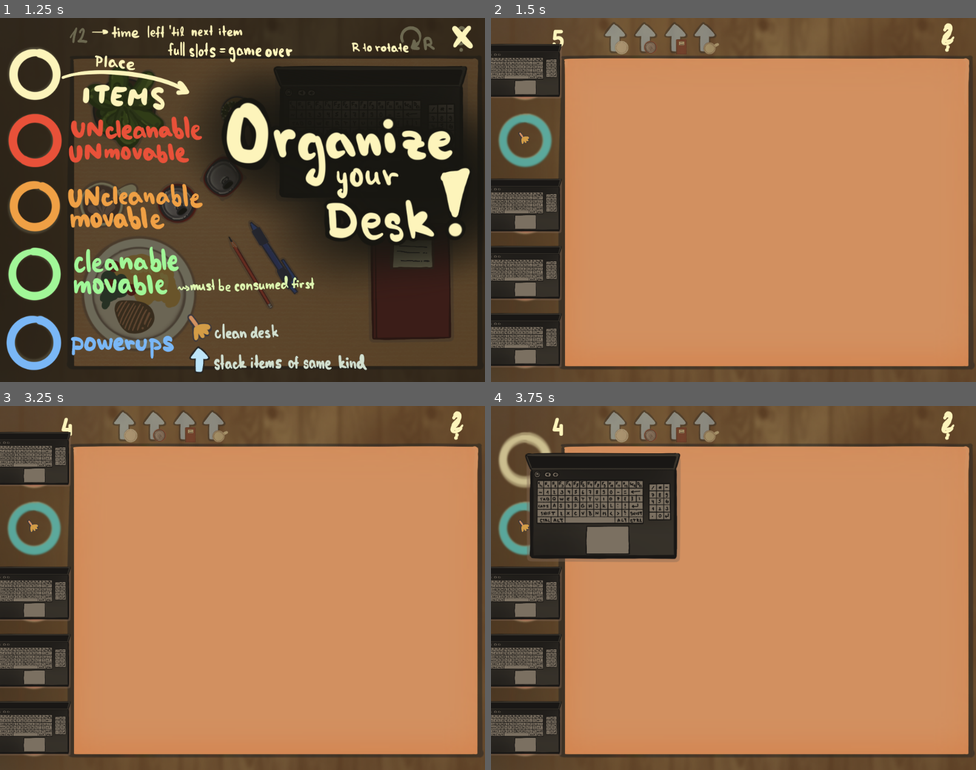
Above: before the commit, frames 1-4 (two rows, left to right).
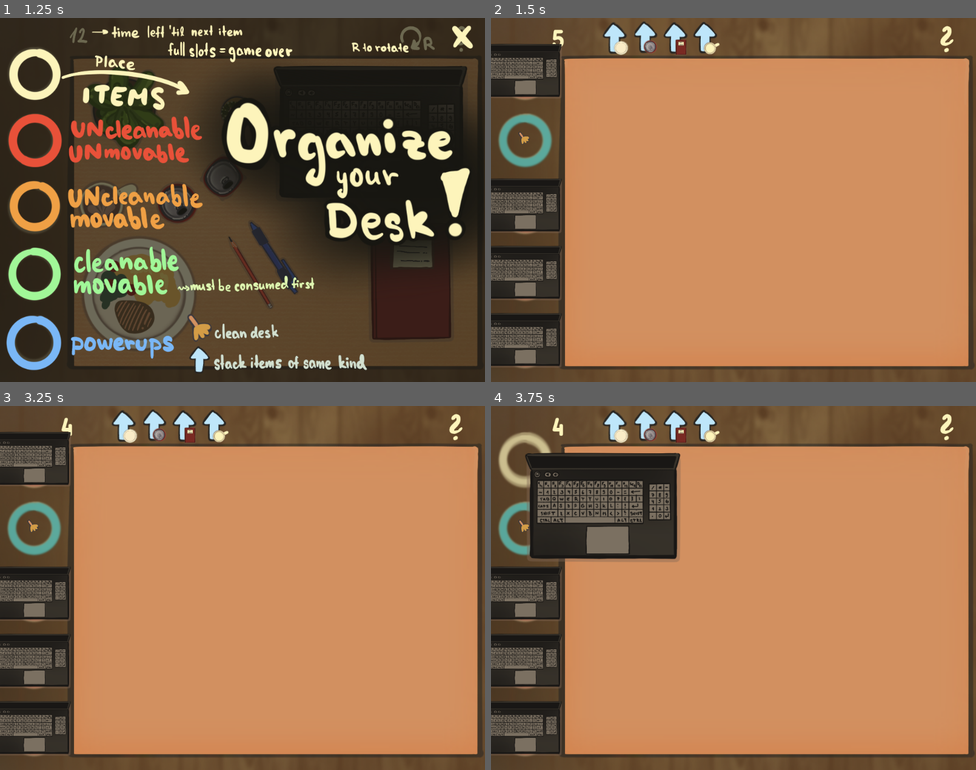
Above: after the commit, the same moments.

Repository: Nekaque/GJTraining
Game: Godot game, scene res://scenes/menu.tscn
Two runs of this game, one before a commit and one after it. Both use one fixed random seed, a clock stepped at 60 frames per second and the inputs below.
Inputs (mouse positions are in pixels of both pictures, inside the frame that each line leads up to; where the layout moved, square brackets give the same spot in the first picture):
- Up to frame 1 (1.25 s): click (242, 167) at 0.5 s
- Up to frame 2 (1.5 s): click (951, 36) at 1.25 s
- Up to frame 3 (3.25 s): click (455, 427) [460, 424] at 2 s; click (460, 424) at 2.75 s
- Up to frame 4 (3.75 s): tap Enter at 3.5 s; drag from (524, 460) to (767, 598) at 3.52 s

Frame 1 is identical in both runs. In frame 2, 1.1% of the frame differs, in the area x 23-96%, y 1-11%; in frame 3, 1.1%; in frame 4, 1.1%.

Commit message:
ups visible

Diff:
--- a/scenes/main.tscn
+++ b/scenes/main.tscn
@@ -15,6 +15,7 @@
 [ext_resource type="Texture2D" uid="uid://cgqd5jageq8fb" path="res://assets/buttons/restart2.png" id="10_3py6s"]
 [ext_resource type="Texture2D" uid="uid://28723hqxnt51" path="res://assets/buttons/mm1.png" id="11_j5d7w"]
 [ext_resource type="Texture2D" uid="uid://dthxyl3b8m4tr" path="res://assets/buttons/mm2.png" id="12_hfj15"]
+[ext_resource type="Texture2D" uid="uid://cey6uysj2hssl" path="res://assets/upgrades.png" id="16_xfp1r"]
 
 [sub_resource type="RectangleShape2D" id="RectangleShape2D_tbgi4"]
 size = Vector2(851, 649)
@@ -120,10 +121,10 @@
 text = "12"
 
 [node name="help" type="TextureButton" parent="."]
-offset_left = 950.0
-offset_top = 7.0
-offset_right = 990.0
-offset_bottom = 70.0
+offset_left = 946.0
+offset_top = 14.0
+offset_right = 986.0
+offset_bottom = 77.0
 texture_normal = ExtResource("2_txiky")
 texture_hover = ExtResource("3_5hqo2")
 
@@ -206,6 +207,32 @@
 position = Vector2(77, 687)
 sprite_frames = SubResource("SpriteFrames_qdrhg")
 animation = &"empty"
+
+[node name="powerups_ukazatel" type="Node2D" parent="."]
+
+[node name="steak_rdy" type="Sprite2D" parent="powerups_ukazatel"]
+position = Vector2(263, 45)
+texture = ExtResource("16_xfp1r")
+region_enabled = true
+region_rect = Rect2(0, 0, 62.8256, 72.3589)
+
+[node name="can_rdy" type="Sprite2D" parent="powerups_ukazatel"]
+position = Vector2(328, 44)
+texture = ExtResource("16_xfp1r")
+region_enabled = true
+region_rect = Rect2(70.0864, -0.101433, 50.8929, 74.6561)
+
+[node name="book_rdy" type="Sprite2D" parent="powerups_ukazatel"]
+position = Vector2(391, 46)
+texture = ExtResource("16_xfp1r")
+region_enabled = true
+region_rect = Rect2(132.092, 0.197433, 53.8816, 74.4079)
+
+[node name="coffee_rdy" type="Sprite2D" parent="powerups_ukazatel"]
+position = Vector2(458, 46)
+texture = ExtResource("16_xfp1r")
+region_enabled = true
+region_rect = Rect2(193.916, 0.0630188, 60.2331, 76.1772)
 
 [connection signal="timeout" from="Timer" to="." method="_on_timer_timeout"]
 [connection signal="pressed" from="help" to="." method="_on_help_pressed"]
Not shown: 1 places in scenes/main.tscn that only renumber resources
